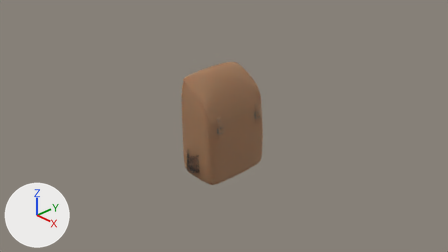
Renders of the Blender file Blenduary/Backpack.blend from each side of a commit.
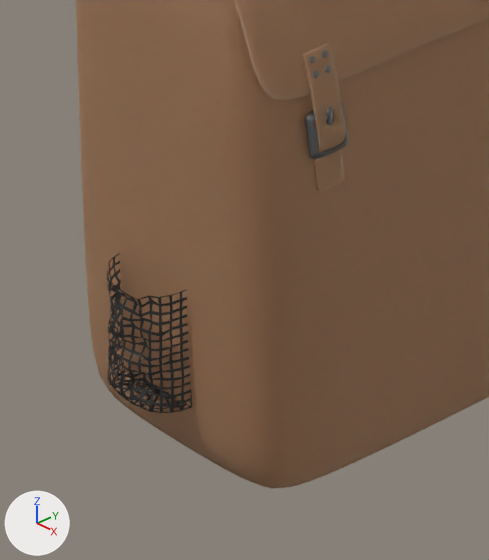
The first picture shows the older version from the file's camera 'Camera'. The close-ups show both versions on the part from 38% to 55% of the width and 44% to 78% of the height of that picture; other places that the commit changed are outside them. The lights are fixed; the arrows at lower left show +X, +Y and +Z.
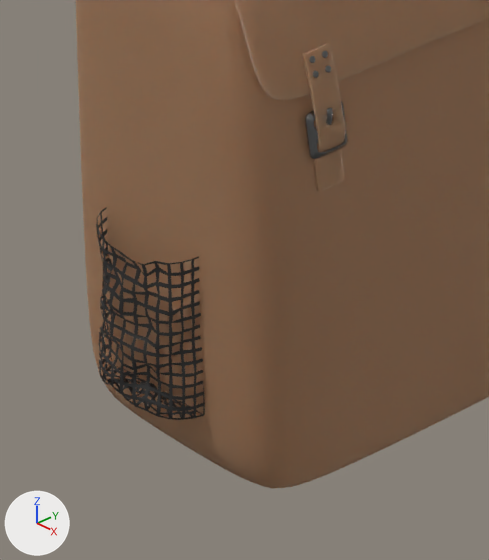
Edits to the scene script, one JSON object a line:
```json
{"op": "set", "path": "ob_cylinder_002.location", "old": "(-0.018, 0.111, -0.524)", "new": "(-0.018, 0.111, -0.464)"}
{"op": "set", "path": "ob_cylinder_002.scale", "old": "(1.0, -1.0, 1.0)", "new": "(1.37, -1.0, 1.33)"}
```

Where the change shows, as pixel boxes [x1, y1, x2, y2] in the close-ups (489 x 560 px):
```json
{"object": "Cylinder.002", "change": "moved, rescaled", "before": [107, 254, 192, 413], "after": [96, 207, 205, 420], "on screen": "28% wider, 34% taller"}
```
